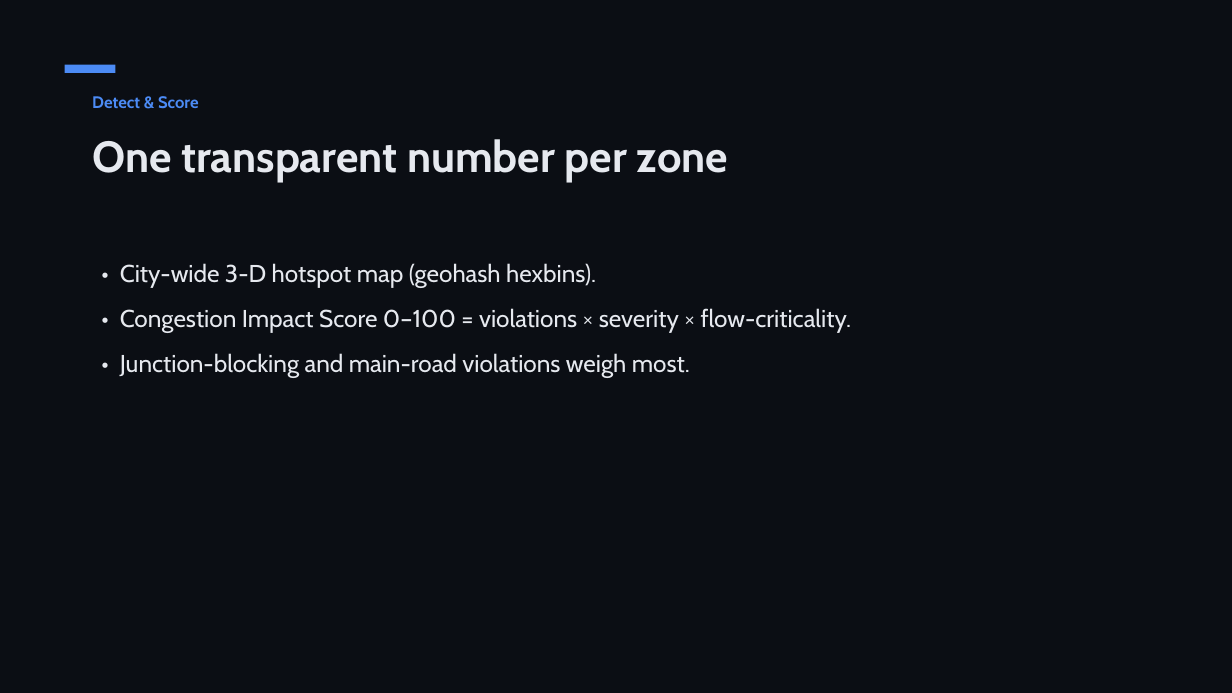
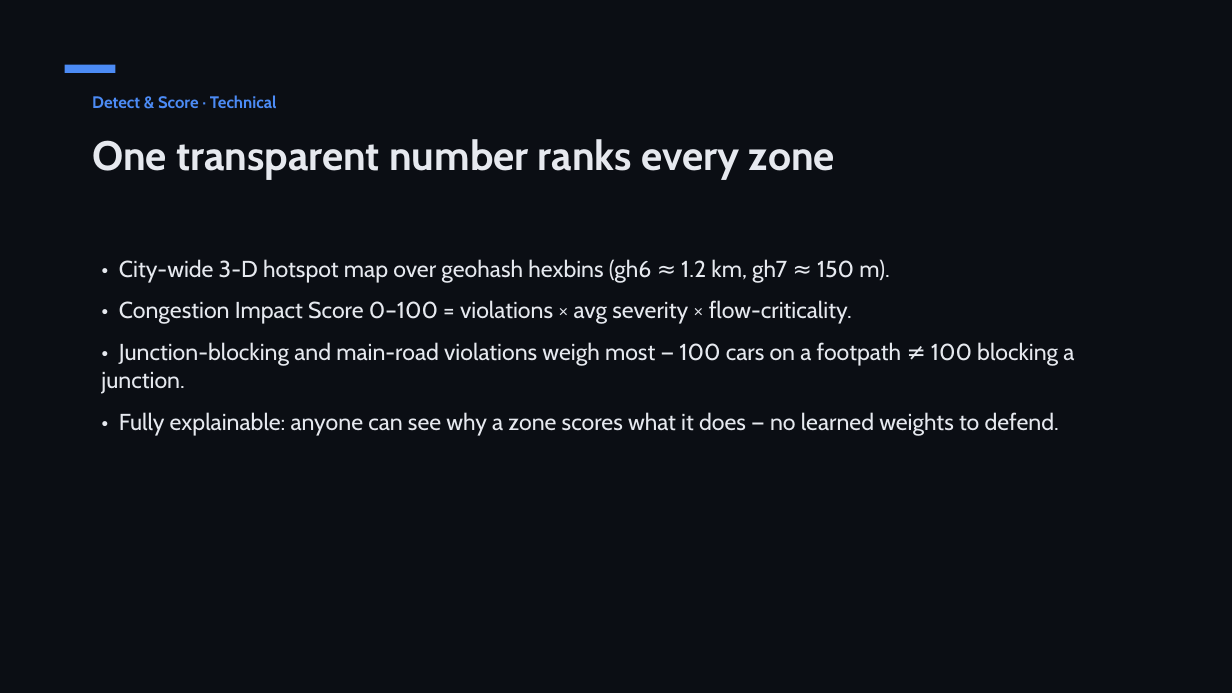
Before and after one commit to shubhambhattog/flipkart-gridlock-2.0-r2, a slide deck: slide 6 of pitch/ParkPulse_Deck.pptx. Drawn at 1232x693 pixels with LibreOffice and Linux fonts; fonts in the diff are those of the drawing. Boxes give left, top, right and bottom in pixels: in the first picture for what was removed or moved away, otherwise in the second. Text is boxed around its words. In the diff, an @@ line names an element or a change of style, - is before the commit and + after.

```diff
--- a/pitch/ParkPulse_Deck.pptx
+++ b/pitch/ParkPulse_Deck.pptx
@@ text at box(92, 95, 277, 109): text changed @@
-Detect & Score
+Detect & Score · Technical
@@ text at box(92, 139, 835, 180): text changed; size 34 to 32 pt @@
-One transparent number per zone
+One transparent number ranks every zone
@@ text at box(101, 259, 1074, 436): text changed; size 19 to 18 pt @@
-• City-wide 3-D hotspot map (geohash hexbins).
-• Congestion Impact Score 0–100 = violations × severity × flow-criticality.
-• Junction-blocking and main-road violations weigh most.
+• City-wide 3-D hotspot map over geohash hexbins (gh6 ≈ 1.2 km, gh7 ≈ 150 m).
+• Congestion Impact Score 0–100 = violations × avg severity × flow-criticality.
+• Junction-blocking and main-road violations weigh most — 100 cars on a footpath ≠ 100 blocking a junction.
+• Fully explainable: anyone can see why a zone scores what it does — no learned weights to defend.
```
Also in this commit, not shown: 12 other slides changed, 1 slide added, 20 other files.
